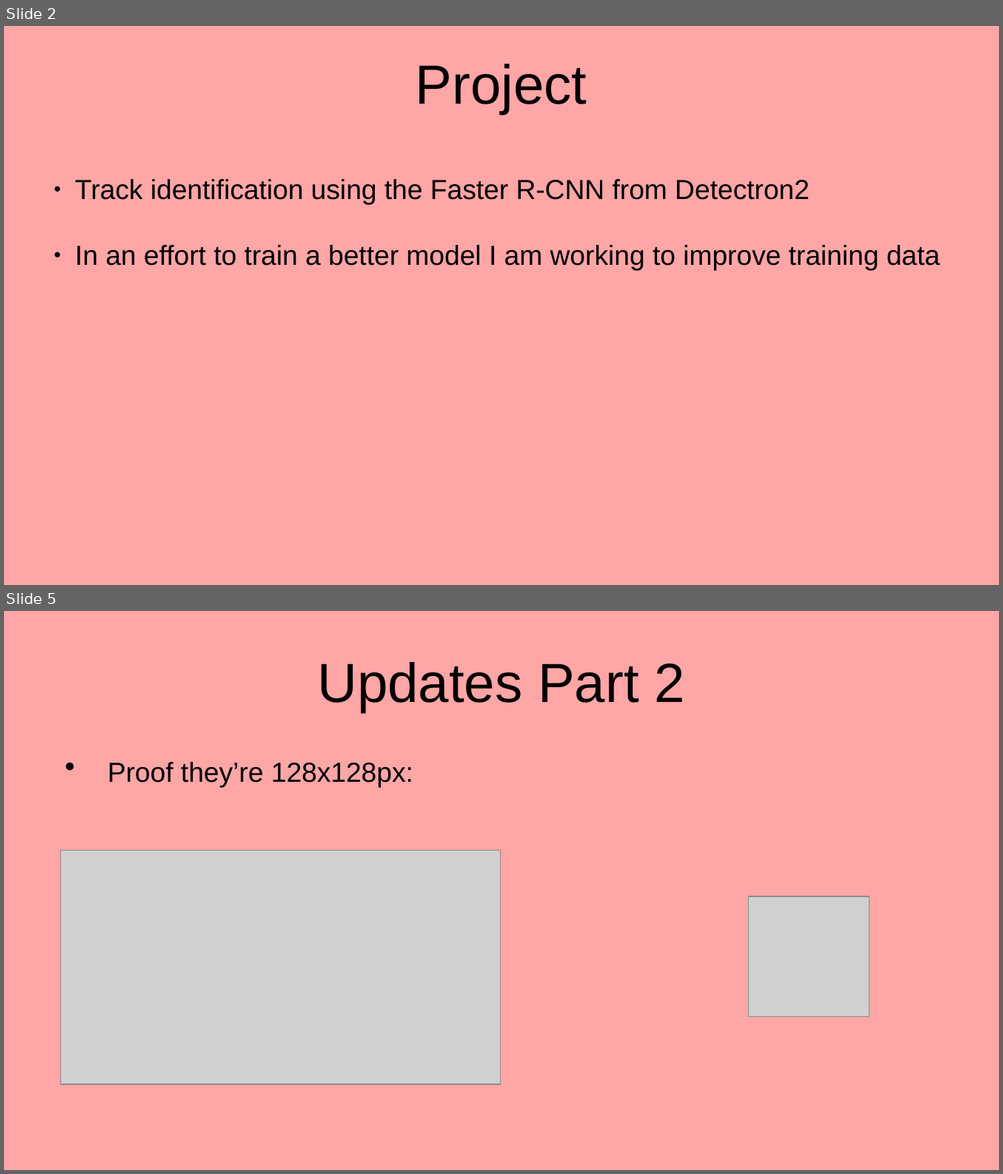
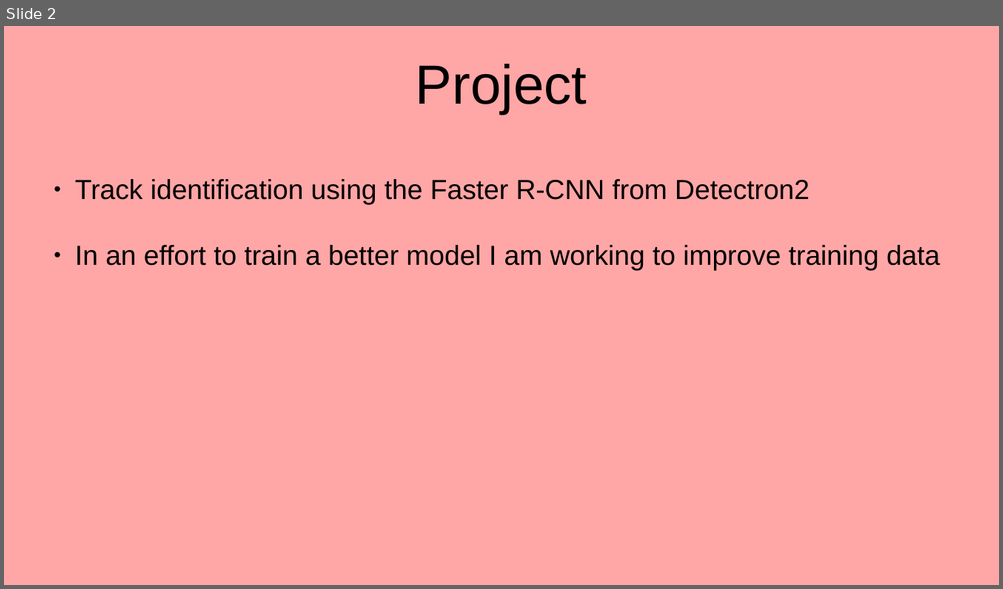
Before and after one commit to coldmayo/MMBCReco, a slide deck: docs/weeklySlides.odp. Shown one above the other, each under a label of ours: slides 2 and 5 before the commit, slide 2 after it; the slides between them are not shown. The pictures are 1003x1174 and 1003x589 pixels, drawn with LibreOffice and Linux fonts; fonts in the diff are those of the drawing; grey boxes stand for pictures. Boxes give left, top, right and bottom in pixels: in the first picture for what was removed or moved away, otherwise in the second. Text is boxed around its words. In the diff, an @@ line names an element or a change of style, - is before the commit and + after.

```diff
--- a/docs/weeklySlides.odp
+++ b/docs/weeklySlides.odp
@@ slide 5 removed at box(4, 611, 999, 1170), background #FFA6A6 @@
@@ title removed at box(317, 662, 684, 712) @@
-Updates Part 2
@@ text removed at box(108, 762, 413, 787) @@
-● Proof they’re 128x128px:
@@ picture removed at box(61, 851, 501, 1085) @@
@@ picture removed at box(748, 897, 868, 1017) @@
```
Also in this commit, not shown: 1 slide changed, 3 slides added, 3 other slides removed, 1 other file.
